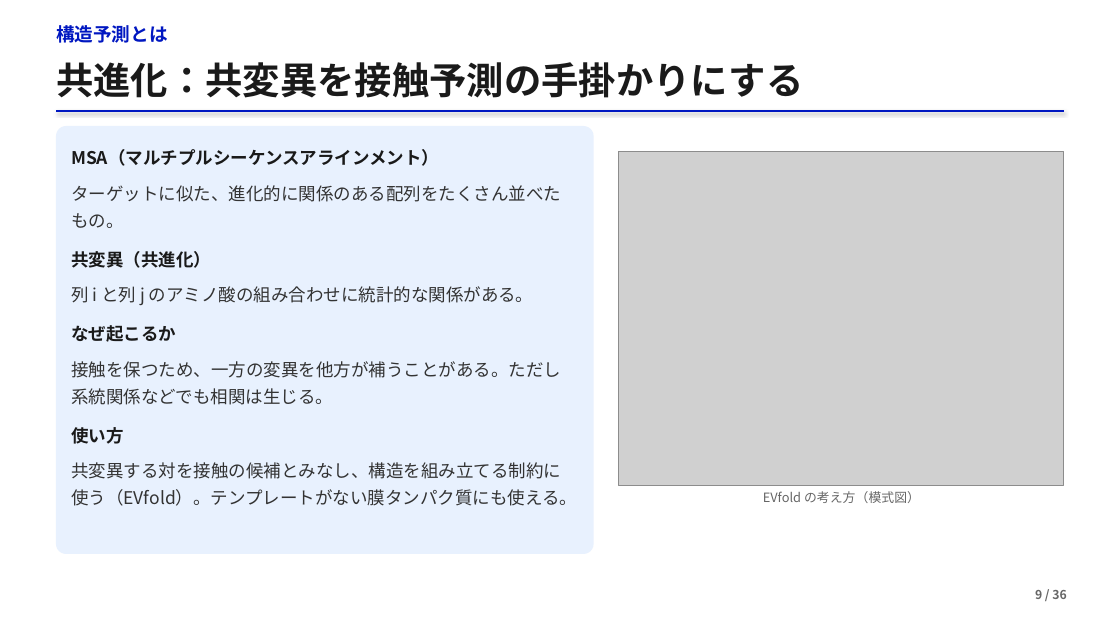
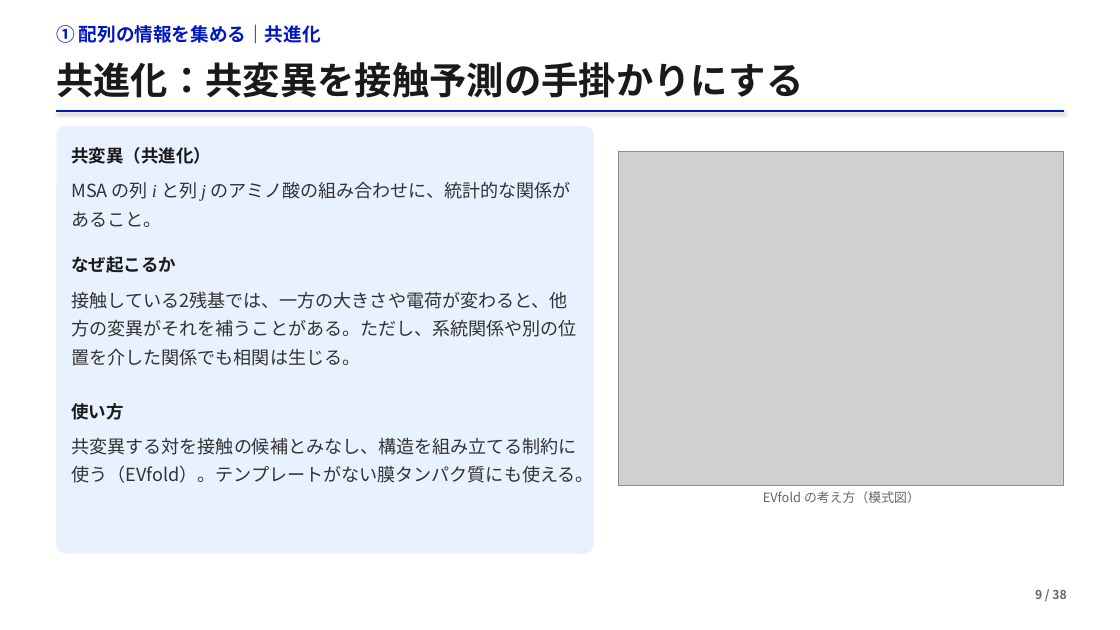
Before and after one commit to matsunagalab/lecture_bioinfo, a slide deck: slide 9 of 05_AlphaFold2による構造予測/05_AlphaFold2による構造予測.pptx. Drawn at 1120x630 pixels with LibreOffice and Linux fonts; fonts in the diff are those of the drawing; grey boxes stand for pictures. Boxes give left, top, right and bottom in pixels: in the first picture for what was removed or moved away, otherwise in the second. Text is boxed around its words. In the diff, an @@ line names an element or a change of style, - is before the commit and + after.

```diff
--- a/05_AlphaFold2による構造予測/05_AlphaFold2による構造予測.pptx
+++ b/05_AlphaFold2による構造予測/05_AlphaFold2による構造予測.pptx
@@ text at [56, 24, 321, 44]: text changed @@
-構造予測とは
+① 配列の情報を集める｜共進化
@@ line spacing 23.2pt to 1.2 in 3 elements at [71, 403, 123, 420], [71, 256, 176, 273], [71, 147, 211, 164] @@
@@ text "共変異（共進化）": place and size @@
-text "共変異（共進化）" at [71, 251, 211, 268]
+text "共変異（共進化）" at [71, 147, 211, 164]
@@ text removed at [71, 149, 439, 166] @@
-MSA（マルチプルシーケンスアラインメント）
@@ text at [71, 182, 571, 227]: text changed; size 15 to 15.5 pt @@
-列 i と列 j のアミノ酸の組み合わせに統計的な関係がある。
+MSA の列 i と列 j のアミノ酸の組み合わせに、統計的な関係があること。
@@ text removed at [71, 185, 561, 228] @@
-ターゲットに似た、進化的に関係のある配列をたくさん並べたもの。
@@ text "なぜ起こるか": place and size @@
-text "なぜ起こるか" at [71, 325, 176, 342]
+text "なぜ起こるか" at [71, 256, 176, 273]
@@ text at [71, 291, 577, 366]: text changed; size 15 to 15.5 pt; font Times New Roman to Noto Sans CJK JP @@
-接触を保つため、一方の変異を他方が補うことがある。ただし系統関係などでも相関は生じる。
+接触している2残基では、一方の大きさや電荷が変わると、他方の変異がそれを補うことがある。ただし、系統関係や別の位置を介した関係でも相関は生じる。
@@ text "使い方": place and size @@
-text "使い方" at [71, 427, 123, 444]
+text "使い方" at [71, 403, 123, 420]
@@ text "共変異する対を接触の候補とみなし、構造を組み立てる制約に使う（EVfold）。テンプレートがない膜タンパク質にも使える。": place and size @@
-text "共変異する対を接触の候補とみなし、構造を組み立てる制約に使う（EVfold）。テンプレートがない膜タンパク質にも使える。" at [71, 462, 577, 506]
+text "共変異する対を接触の候補とみなし、構造を組み立てる制約に使う（EVfold）。テンプレートがない膜タンパク質にも使える。" at [71, 437, 593, 483]
@@ text "共変異する対を接触の候補とみなし、構造を組み立てる制約に使う（EVfold）。テンプレートがない膜タンパク質にも使える。" at [71, 437, 593, 483]: size 15 to 15.5 pt; line spacing 23.2pt to 1.32 @@
```
Also in this commit, not shown: 51 other slides changed, 4 slides added, 1 slide removed, 4 other files.
